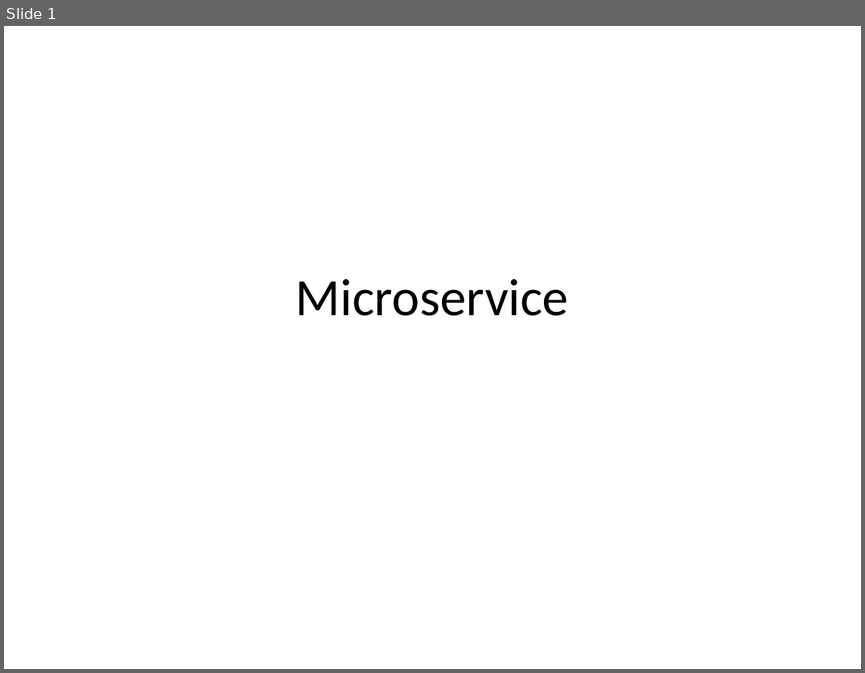
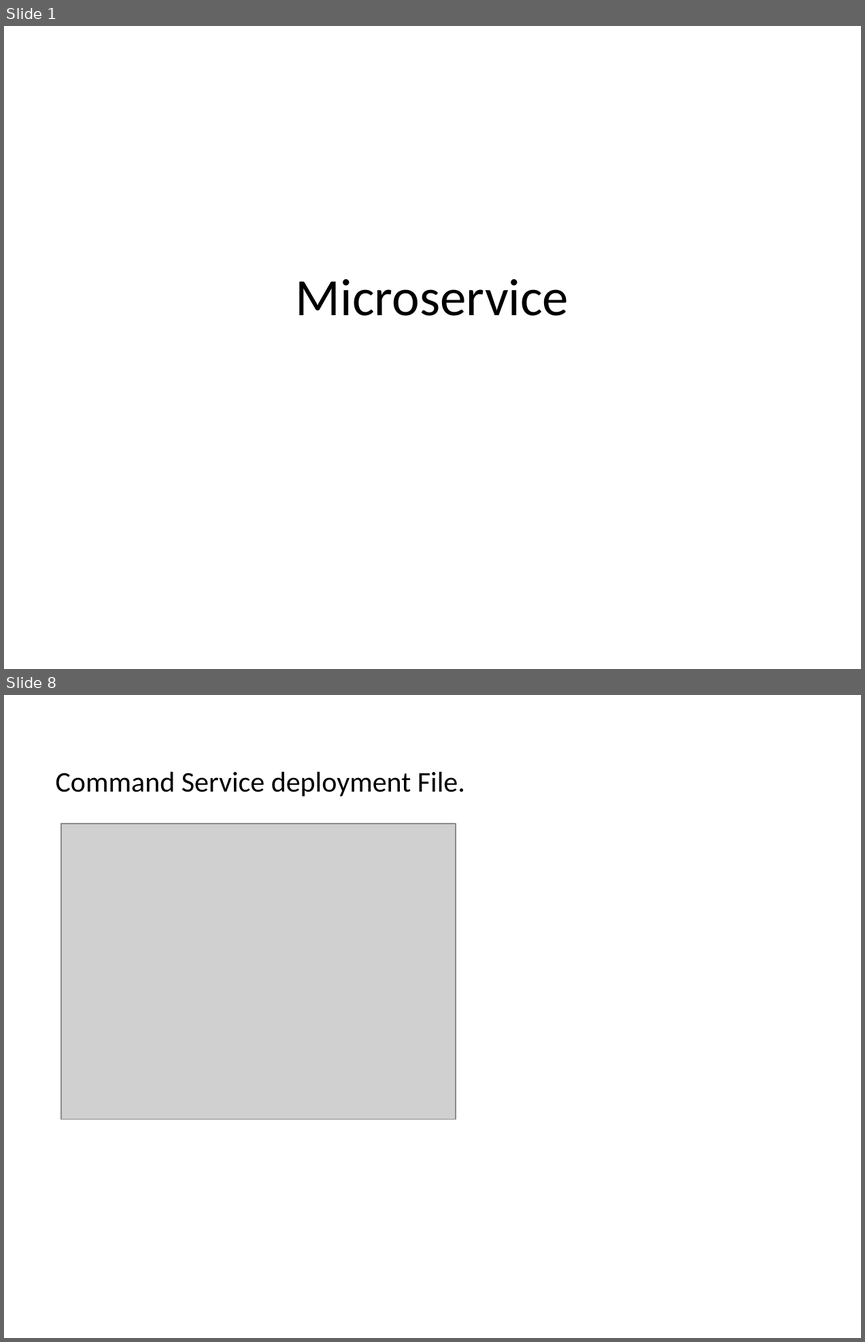
Before and after one commit to devi-priyadharshini/4_microservices, a slide deck: docs/microservice.pptx. Shown one above the other, each under a label of ours: slide 1 before the commit, slides 1 and 8 after it; the slides between them are not shown. The pictures are 865x673 and 865x1342 pixels, drawn with LibreOffice and Linux fonts; fonts in the diff are those of the drawing; grey boxes stand for pictures. Boxes give left, top, right and bottom in pixels: in the first picture for what was removed or moved away, otherwise in the second. Text is boxed around its words. In the diff, an @@ line names an element or a change of style, - is before the commit and + after.

```diff
--- a/docs/microservice.pptx
+++ b/docs/microservice.pptx
@@ slide 8 added at (4,695,861,1338), background #FFFFFF @@
@@ text added at (56,771,465,796), 24 pt, text #000000 @@
+Command Service deployment File.
@@ picture added at (61,824,456,1119) @@
```
Also in this commit, not shown: 2 slides changed, 10 other slides added, 1 other file.
